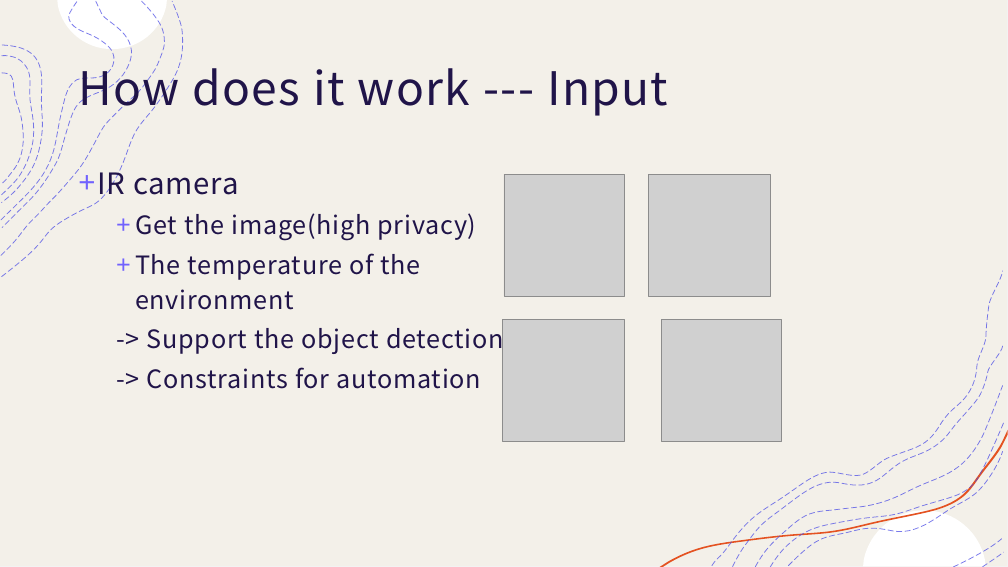
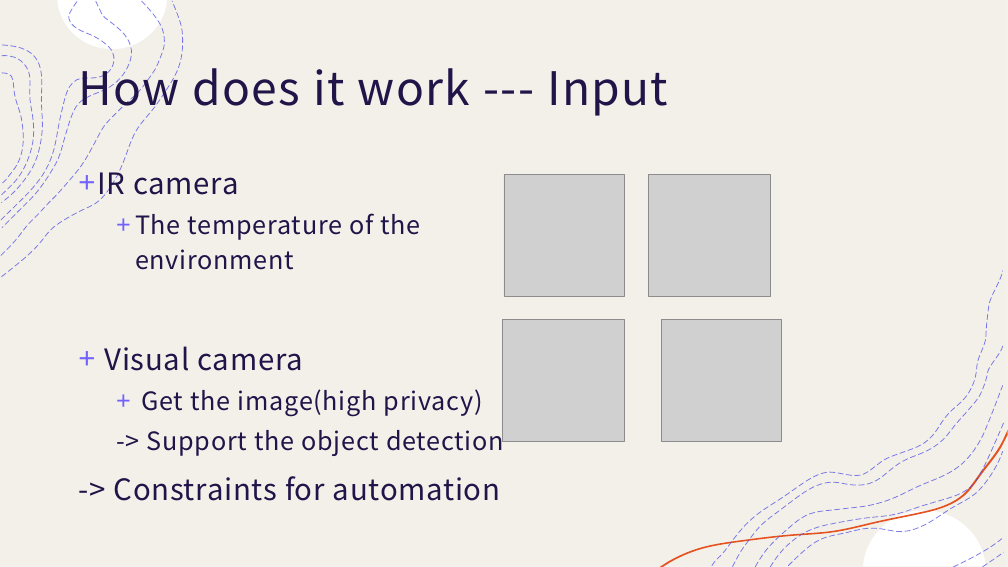
Before and after one commit to smarttommyau/aiot_bedroom, a slide deck: slide 5 of project_documents/AIOT bedroom.pptx. Drawn at 1008x567 pixels with LibreOffice and Linux fonts; fonts in the diff are those of the drawing; grey boxes stand for pictures. Boxes give left, top, right and bottom in pixels: in the first picture for what was removed or moved away, otherwise in the second. Text is boxed around its words. In the diff, an @@ line names an element or a change of style, - is before the commit and + after.

```diff
--- a/project_documents/AIOT bedroom.pptx
+++ b/project_documents/AIOT bedroom.pptx
@@ text at box(105, 213, 421, 371): paragraphs added @@
+  + The temperature of the environment
++ Visual camera
@@ text at box(135, 253, 421, 310): paragraph removed @@
-  + The temperature of the environment
@@ text at box(114, 476, 500, 501): size 24 to 28 pt in "-> Constraints for automation"; list level 2 to 1 in "-> Constraints for automation" @@
```
Also in this commit, not shown: 2 other slides changed, 6 slides added, 52 other files.
